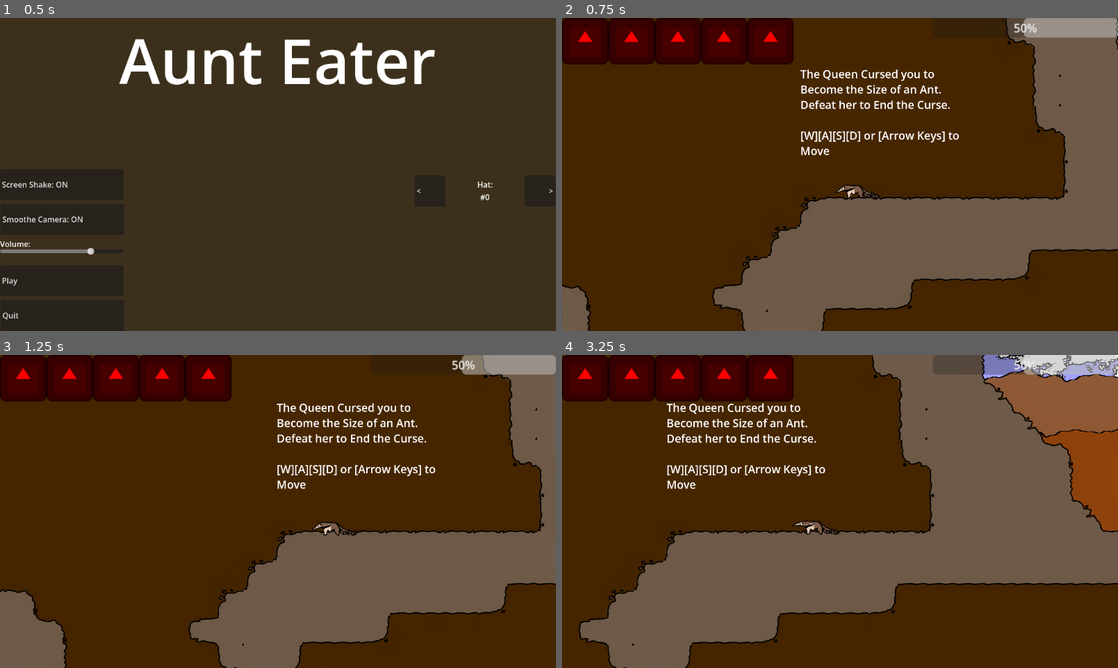
Above: before the commit, frames 1-4 (two rows, left to right).
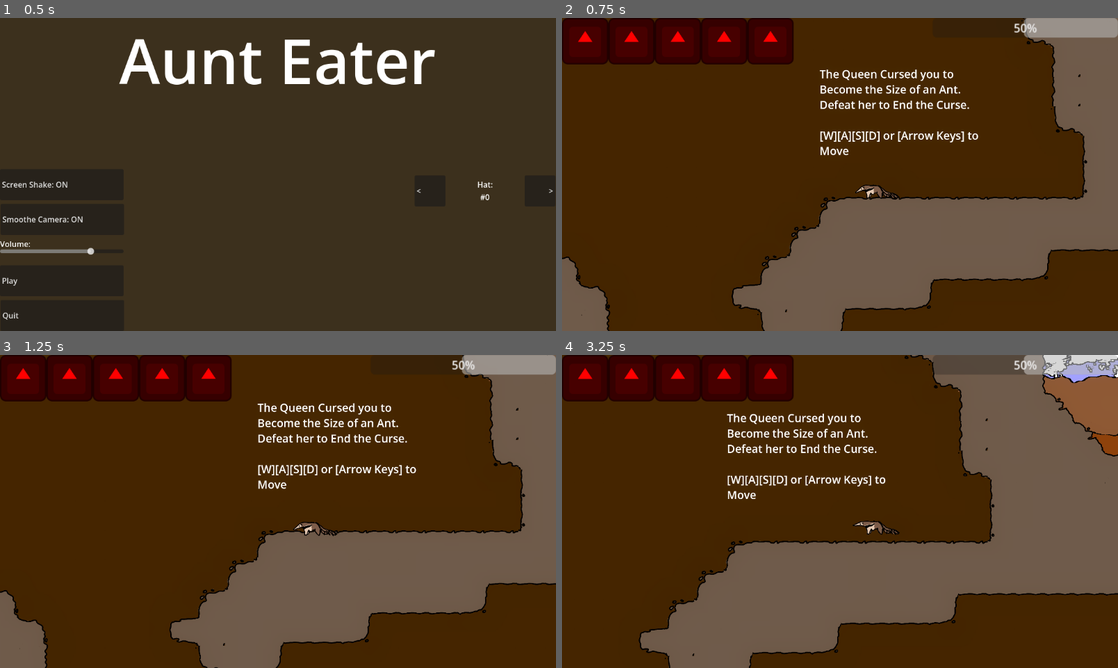
Above: after the commit, the same moments.

Repository: IncrediblyCreativeUsername/Team-Indecisive-Cutthroat-2026
Game: Godot game, scene res://UI/MainMenu.tscn
Same seed, same stepped clock (60 frames per second), same inputs: the game is played once before the commit and once after it. The engine's default icon, where the game draws it, is replaced by a stand-in: a white triangle on a blue panel in a dark square.
Inputs (mouse positions are in pixels of both pictures, inside the frame that each line leads up to):
- Up to frame 1 (0.5 s): no input
- Up to frame 2 (0.75 s): click "Play" at 0.5 s
- Up to frame 3 (1.25 s): no input
- Up to frame 4 (3.25 s): move the mouse to (962, 495) at 1.27 s; hold D (MOVE_RIGHT) 1.28-2.78 s; tap Q (DROP) at 1.35 s; tap Space (JUMP) at 1.52, 2.27 s; move the mouse to (728, 527) at 2.02 s; tap E (EAT) at 2.1 s; move the mouse to (895, 442) at 2.77 s; hold A (MOVE_LEFT) from 2.78 s (still down); click (895, 442) at 2.85 s

Frame 1 is identical in both runs. In frame 2, 8.6% of the frame differs, in the area x 0-100%, y 0-100%; in frame 3, 8.7%; in frame 4, 27%, in the area x 2-100%, y 0-100%.

Commit message:
snappier smoothing

Diff:
--- a/Player/Player.tscn
+++ b/Player/Player.tscn
@@ -285,9 +285,9 @@
 limit_enabled = false
 position_smoothing_speed = 6.0
 script = ExtResource("5_8g4oa")
-smoothSpeed = 10.0
-horizDist = 550
-vertDist = 700
+smoothSpeed = 30.0
+horizDist = 250
+vertDist = 500
 
 [connection signal="body_entered" from="Tongue/Area2D" to="." method="_on_area_2d_body_entered"]
 [connection signal="animation_finished" from="Tongue/TongueAnim" to="." method="_on_tongue_anim_animation_finished"]
